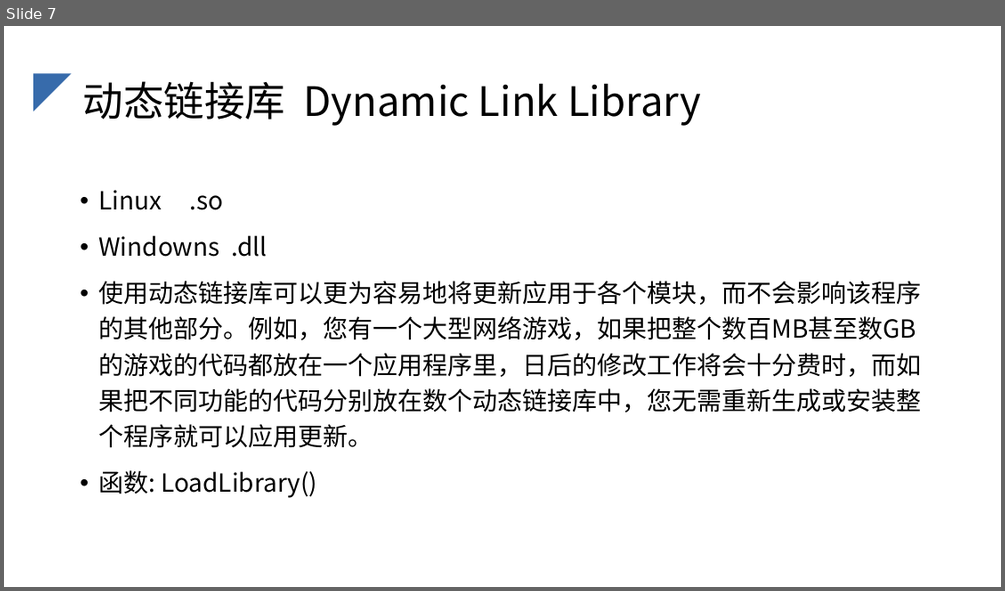
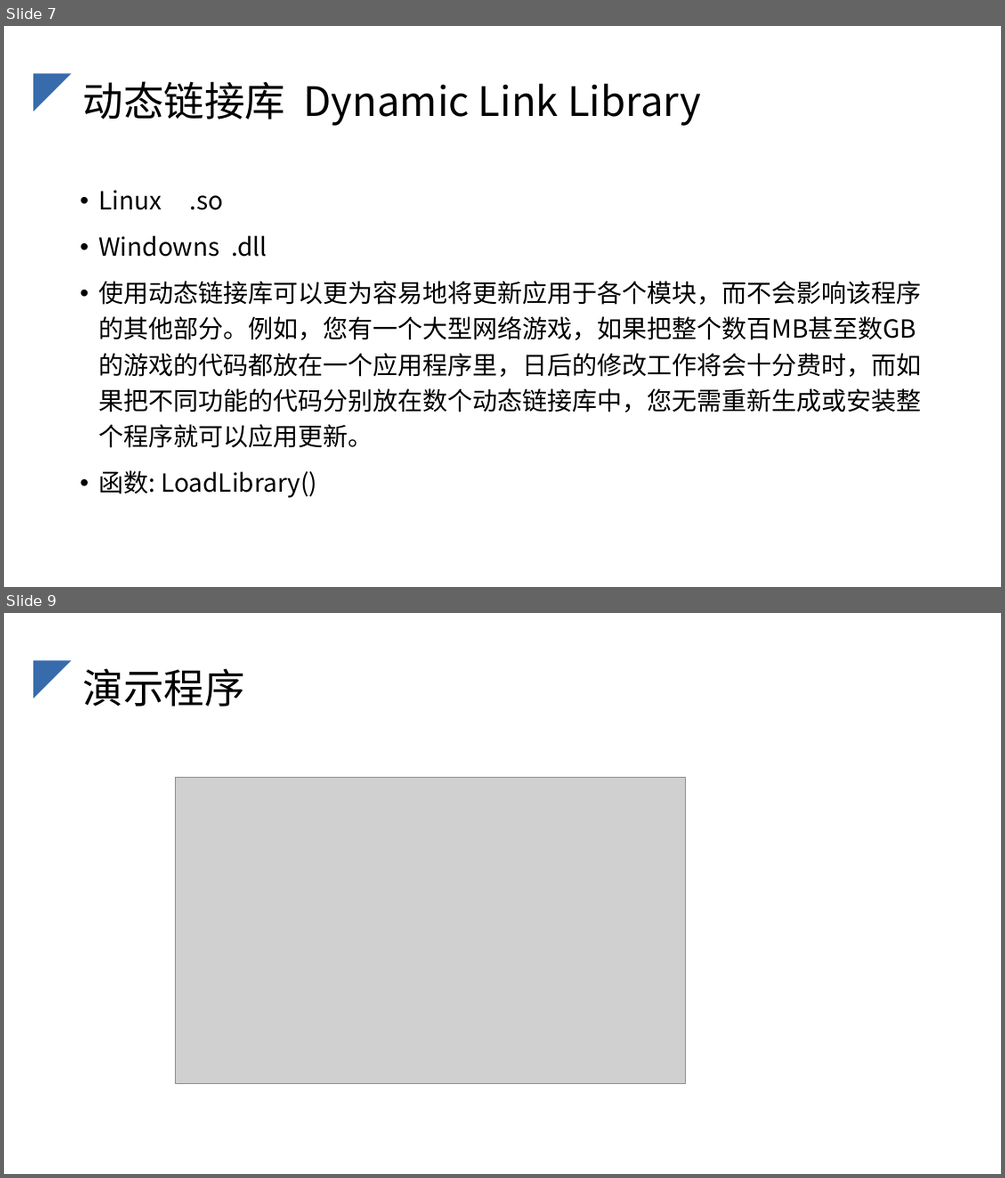
Before and after one commit to dollarkillerx/Reverse-engineering-ideas-sharing, a slide deck: wechat2/二进制安全.pptx. Shown one above the other, each under a label of ours: slide 7 before the commit, slides 7 and 9 after it; the slides between them are not shown. The pictures are 1005x591 and 1005x1178 pixels, drawn with LibreOffice and Linux fonts; fonts in the diff are those of the drawing; grey boxes stand for pictures. Boxes give left, top, right and bottom in pixels: in the first picture for what was removed or moved away, otherwise in the second. Text is boxed around its words. In the diff, an @@ line names an element or a change of style, - is before the commit and + after.

```diff
--- a/wechat2/二进制安全.pptx
+++ b/wechat2/二进制安全.pptx
@@ slide 9 added at (4,613,1001,1174), background #FFFFFF; not listed: 1 template element that a slide beside it also shows @@
@@ title added at (83,668,245,706), 39 pt, text #000000 @@
+演示程序
@@ picture added at (175,778,685,1084) @@
```
Also in this commit, not shown: 4 other slides added, 34 other files.
